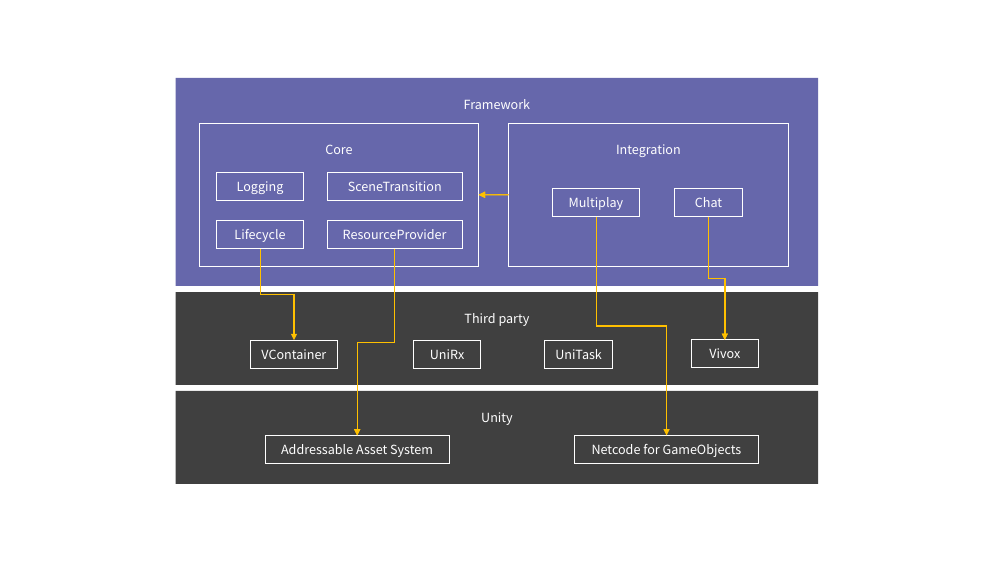
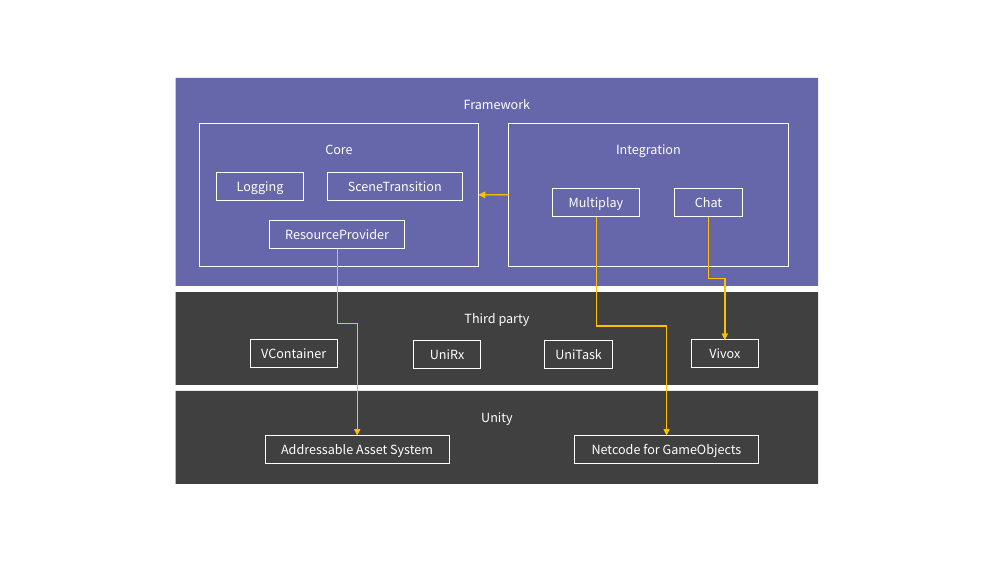
Before and after one commit to extreal-dev/Extreal.Guide, a slide deck: slide 1 of work/work.pptx. Drawn at 1008x567 pixels with LibreOffice and Linux fonts; fonts in the diff are those of the drawing. Boxes give left, top, right and bottom in pixels: in the first picture for what was removed or moved away, otherwise in the second. Text is boxed around its words. In the diff, an @@ line names an element or a change of style, - is before the commit and + after.

```diff
--- a/work/work.pptx
+++ b/work/work.pptx
@@ rectangle removed at box(217, 221, 304, 249) @@
-Lifecycle
@@ rectangle "ResourceProvider": place and size @@
-rectangle "ResourceProvider" at box(327, 221, 463, 249)
+rectangle "ResourceProvider" at box(270, 221, 405, 249)
@@ elbow arrow removed from (260, 249) to (294, 340) @@
@@ elbow arrow moved from (395, 249) - (357, 436) to (337, 249) - (357, 436) @@
@@ elbow arrow removed from (395, 249) to (357, 436) @@
```
Also in this commit, not shown: 1 other slide changed, 4 other files.
